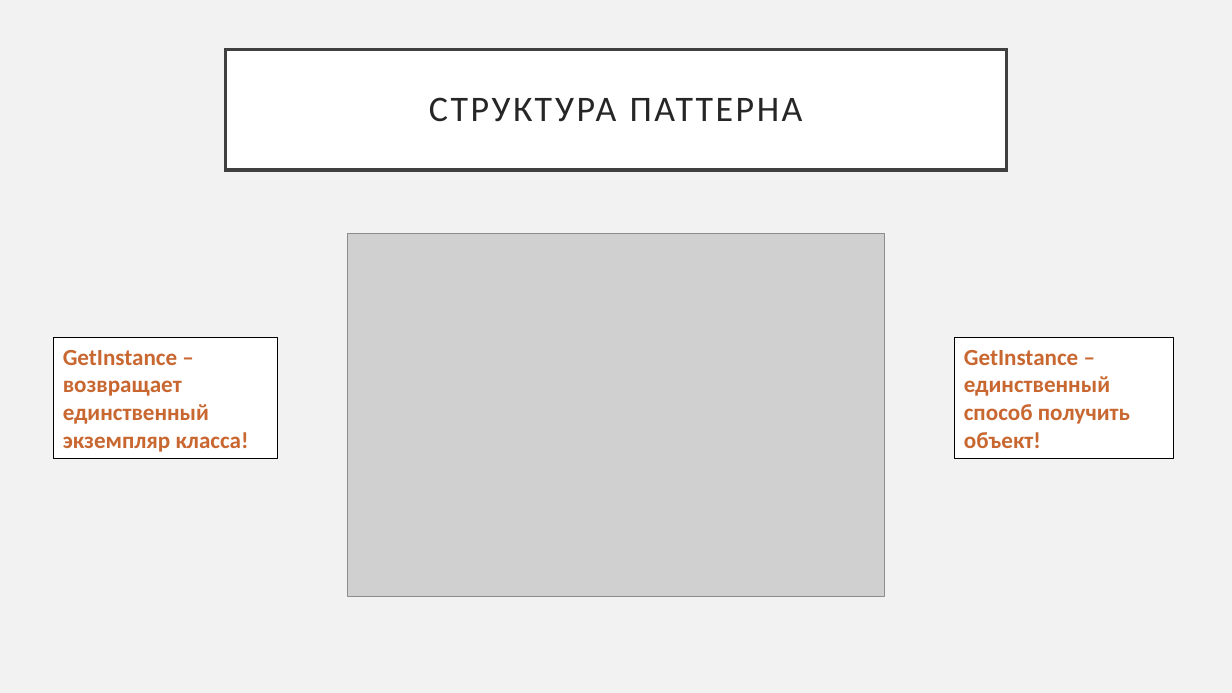
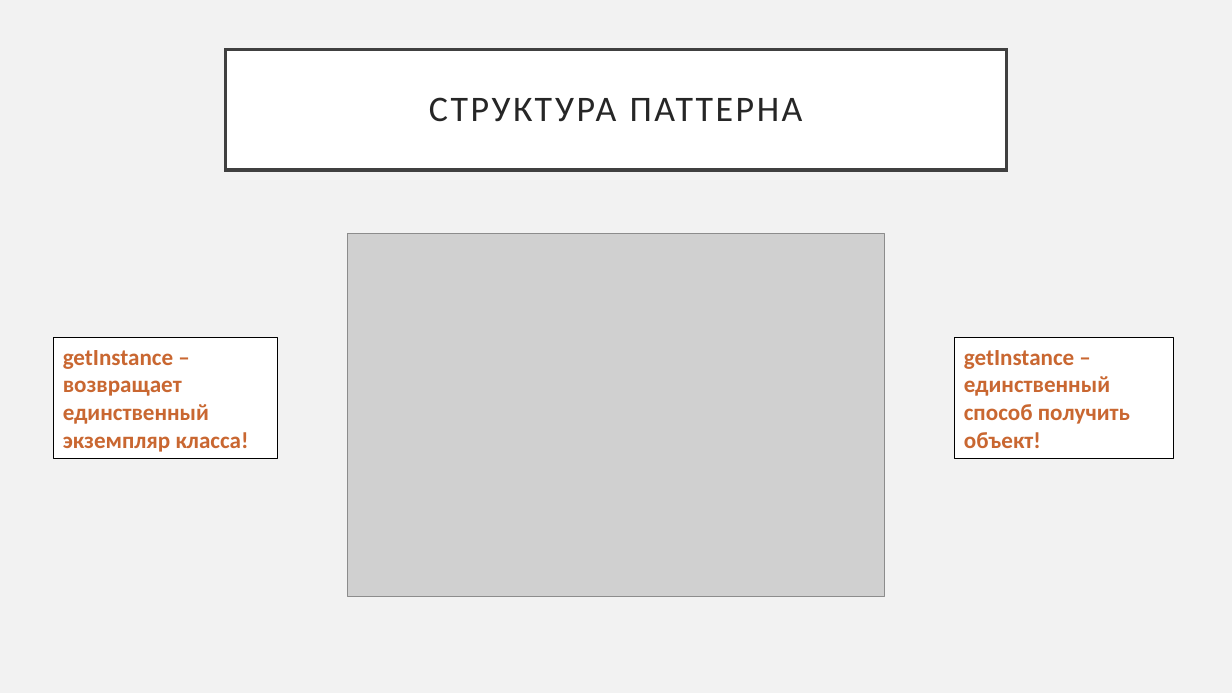
Before and after one commit to 8Andre8/OOP, a slide deck: slide 5 of Паттерн Singleton.pptx. Drawn at 1232x693 pixels with LibreOffice and Linux fonts; fonts in the diff are those of the drawing; grey boxes stand for pictures. Boxes give left, top, right and bottom in pixels: in the first picture for what was removed or moved away, otherwise in the second. Text is boxed around its words. In the diff, an @@ line names an element or a change of style, - is before the commit and + after.

```diff
--- a/Паттерн Singleton.pptx
+++ b/Паттерн Singleton.pptx
@@ text in rectangle at (63,350,249,452): text changed @@
-GetInstance – возвращает единственный экземпляр класса!
+getInstance – возвращает единственный экземпляр класса!
@@ text in rectangle at (964,350,1130,448): text changed @@
-GetInstance – единственный способ получить объект!
+getInstance – единственный способ получить объект!
```
Also in this commit, not shown: 3 other slides changed, 1 slide added.
